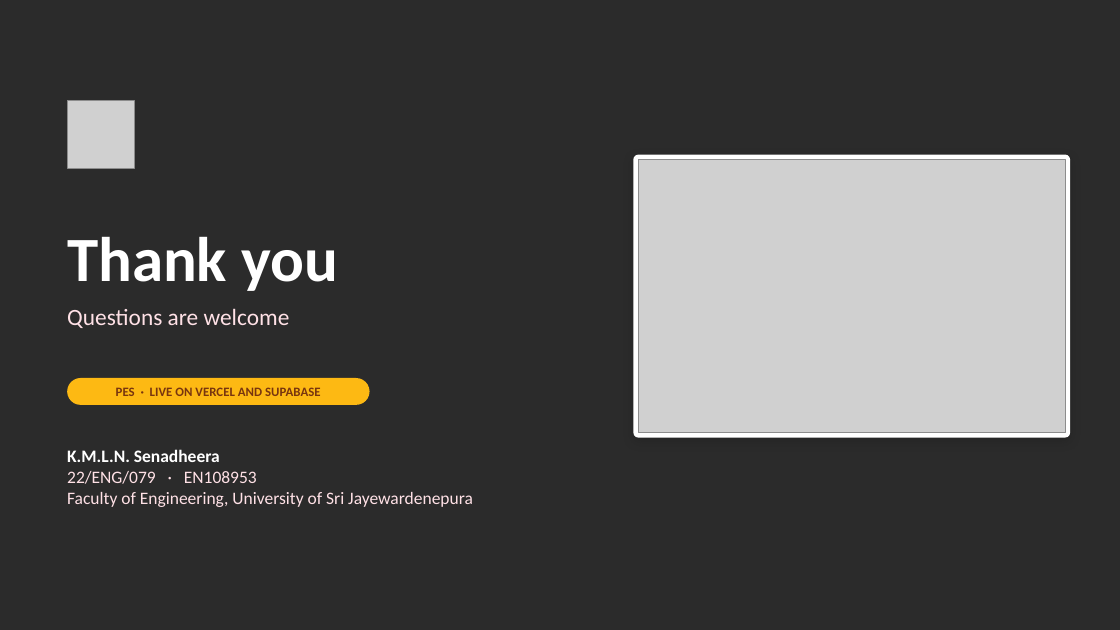
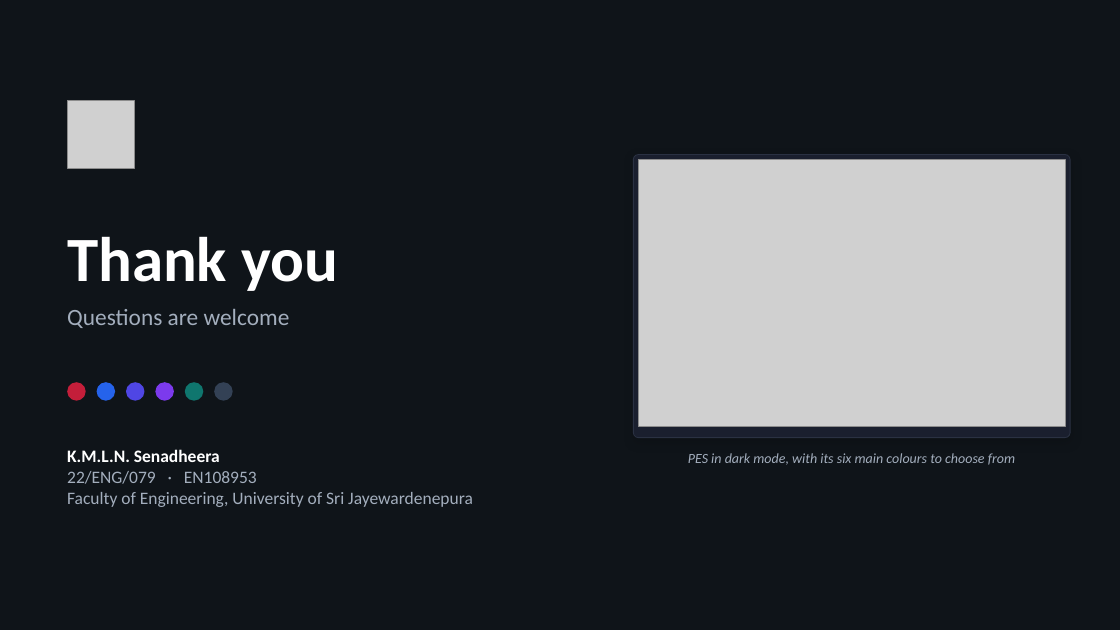
Before and after one commit to Senadheera-eng/Performance-Evaluation-System, a slide deck: slide 11 of presentations/PES_Mid_Progress_Evaluation.pptx (slide 13 before the commit). Drawn at 1120x630 pixels with LibreOffice and Linux fonts; fonts in the diff are those of the drawing; grey boxes stand for pictures; background and template pictures are left out; a plain dark background stands for a picture behind light text. Boxes give left, top, right and bottom in pixels: in the first picture for what was removed or moved away, otherwise in the second. Text is boxed around its words. In the diff, an @@ line names an element or a change of style, - is before the commit and + after.

Commit message:
Redesign the presentation in all of PES's main colours
Follows the presenter's final cut and keeps its title slide. The
architecture diagram uses only straight connectors; the speech matches.

```diff
--- a/presentations/PES_Mid_Progress_Evaluation.pptx
+++ b/presentations/PES_Mid_Progress_Evaluation.pptx
@@ background picture (left out) to #0F1419 @@
@@ rounded rectangle at (x1=634, y1=155, x2=1070, y2=438): fill #FFFFFF to #1A1F2E; outline none to #2A3142 0.75 pt @@
@@ picture resized from (x1=639, y1=160, x2=1065, y2=433) to (x1=639, y1=160, x2=1065, y2=426) @@
@@ text "Questions are welcome" at (x1=67, y1=309, x2=290, y2=328): text colour #FFE1E6 to #A3AEBD @@
@@ rounded rectangle removed at (x1=67, y1=378, x2=370, y2=405) @@
@@ ellipse added at (x1=67, y1=382, x2=86, y2=401), fill #C41E3A @@
@@ ellipse added at (x1=97, y1=382, x2=115, y2=401), fill #2563EB @@
@@ text removed at (x1=116, y1=387, x2=320, y2=396) @@
-PES · LIVE ON VERCEL AND SUPABASE
@@ ellipse added at (x1=126, y1=382, x2=145, y2=401), fill #4F46E5 @@
@@ ellipse added at (x1=155, y1=382, x2=174, y2=401), fill #7C3AED @@
@@ ellipse added at (x1=185, y1=382, x2=203, y2=401), fill #0F766E @@
@@ ellipse added at (x1=214, y1=382, x2=233, y2=401), fill #334155 @@
@@ text at (x1=67, y1=471, x2=473, y2=507): text colour #FFE1E6 to #A3AEBD in "22/ENG/079 · EN108953", "Faculty of Engineering, University of Sri Jayewardenepura" @@
@@ text added at (x1=688, y1=453, x2=1015, y2=465), 12 pt, text #A3AEBD, italic @@
+PES in dark mode, with its six main colours to choose from
```
Also in this commit, not shown: 10 other slides changed, 2 slides removed, 1 other file.
